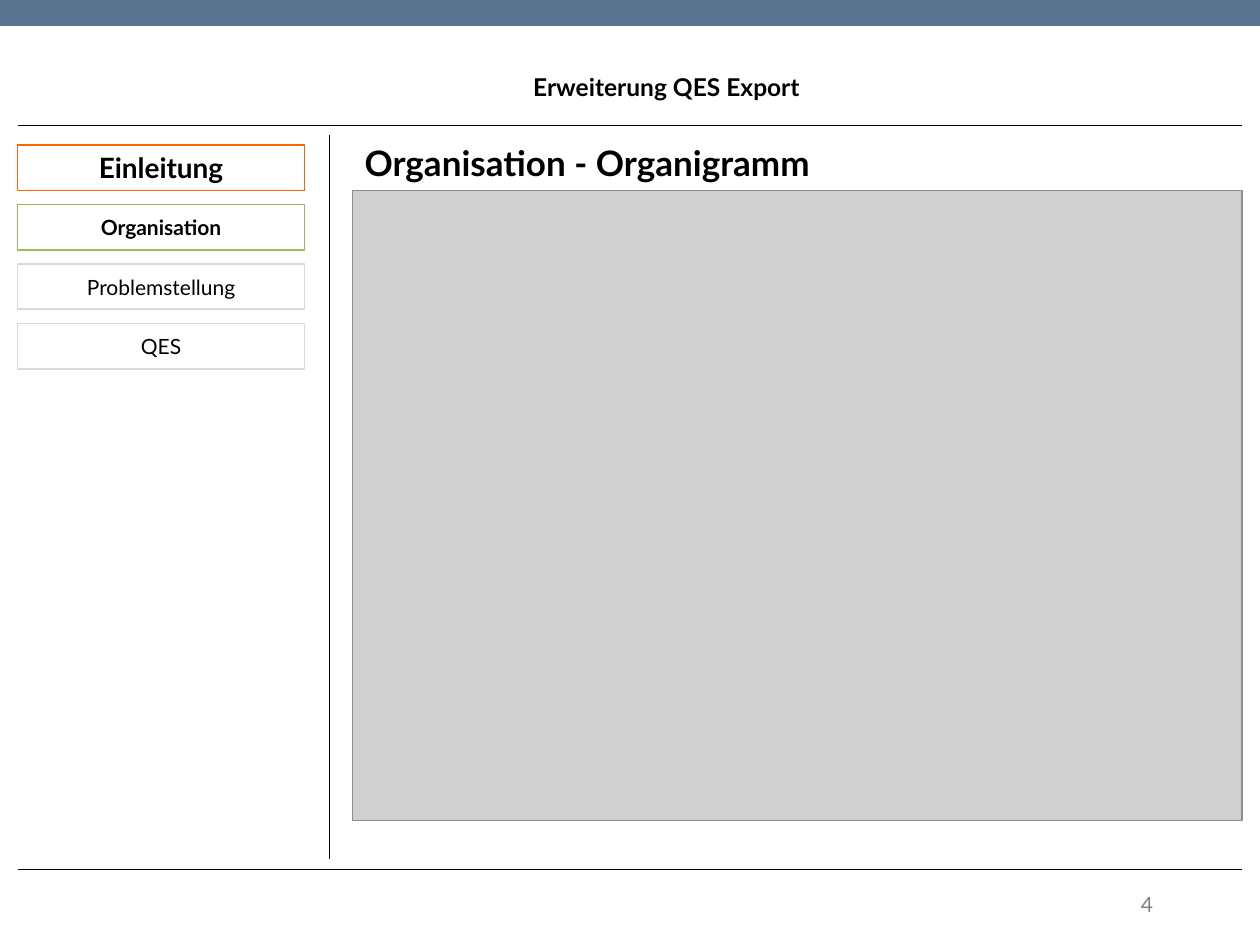
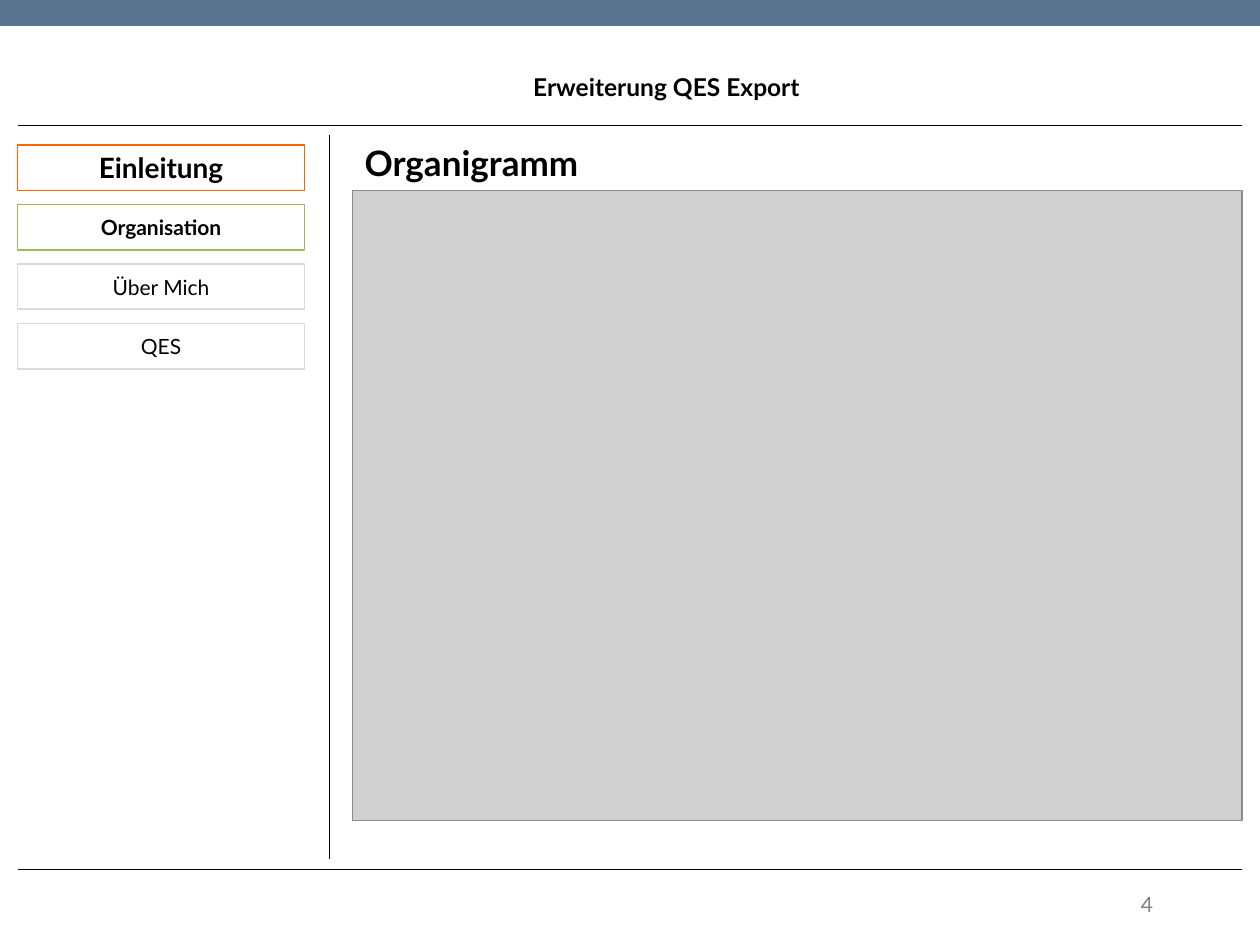
Before and after one commit to TwoHorus/dbExelExportLaravel, a slide deck: slide 4 of DOC/Fachgespraech.pptx. Drawn at 1260x945 pixels with LibreOffice and Linux fonts; fonts in the diff are those of the drawing; grey boxes stand for pictures; background and template pictures are left out. Boxes give left, top, right and bottom in pixels: in the first picture for what was removed or moved away, otherwise in the second. Text is boxed around its words. In the diff, an @@ line names an element or a change of style, - is before the commit and + after.

```diff
--- a/DOC/Fachgespraech.pptx
+++ b/DOC/Fachgespraech.pptx
@@ text at box(365, 150, 579, 183): text changed @@
-Organisation - Organigramm
+Organigramm
@@ text in rectangle at box(113, 276, 209, 295): text changed @@
-Problemstellung
+Über Mich
```
Also in this commit, not shown: 7 other slides changed, 1 slide added, 1 slide removed.
